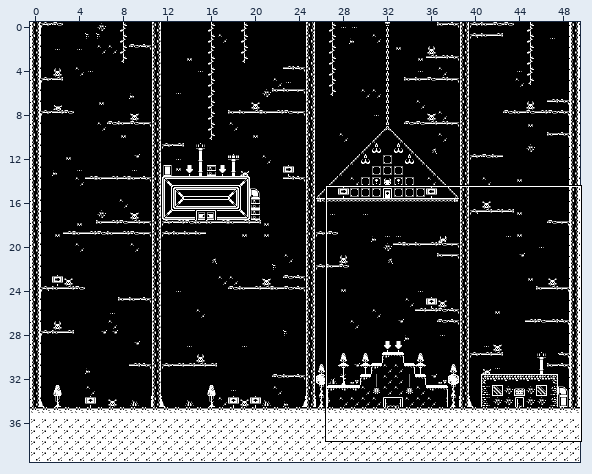
A Tiled map gets an edit: assets/tilesets/hub.tmx. The picture above shows the old version from afar; the outline marks the close-up.
Close-up. Earlier state:
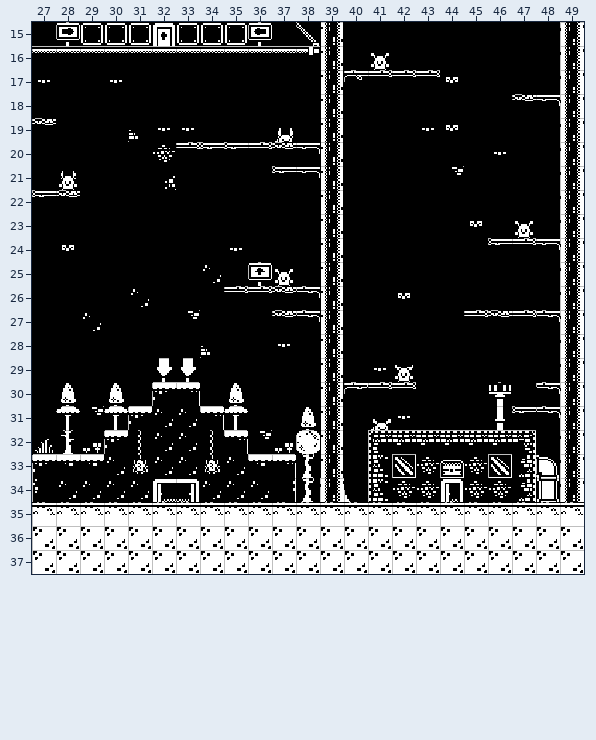
Cells are 16x16 px. Shown: x 27..49, y 15..37. The commit also changed other parts of the map, which this record leaves out.
The result:
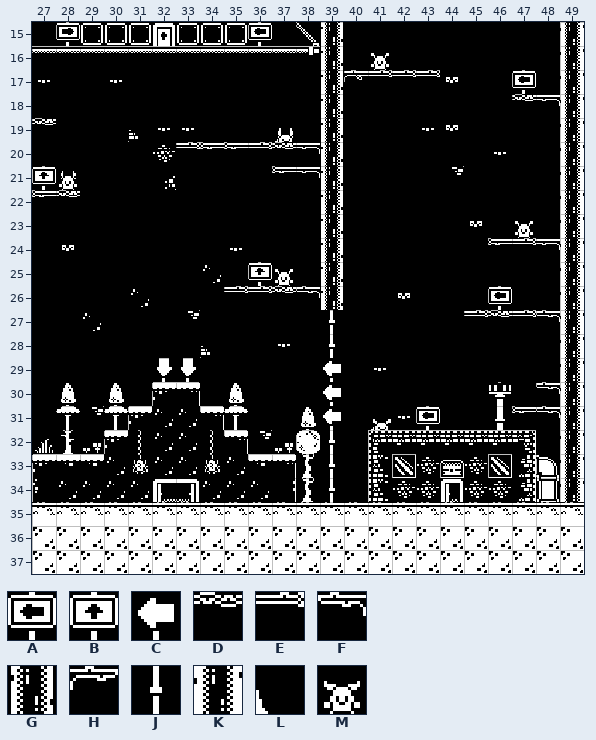
Key: from "base_black": A 72, B 74, C 92, D 148, E 149, F 187, G 188, H 189, J 204, K 208, L 209, M 300.
_ is an empty cell, . an unchanged one.
Edits made:
--- layer "Midground"
@@ x 47..47 @@
-17 _
+17 A
@@ x 27..27 @@
-21 _
+21 B
@@ x 39..46 @@
-26 ......._
-27 G.......
-28 G.......
-29 G..M....
-30 G.......
-31 G..._...
-32 G.......
-33 G.......
-34 KL......
+26 .......A
+27 J.......
+28 J.......
+29 C.._....
+30 C.......
+31 C...A...
+32 J.......
+33 J.......
+34 J_......
--- layer "Walkable"
@@ x 37..38 @@
-27 DF
+27 __
@@ x 40..42 @@
-30 HEE
+30 ___
Boxes around the changes in both close-ups, in picture pixels (x1, y1, x2, y2):
added: (512, 70, 536, 94)
added: (32, 166, 56, 190)
added: (488, 286, 512, 310)
changed: (272, 310, 440, 502)
